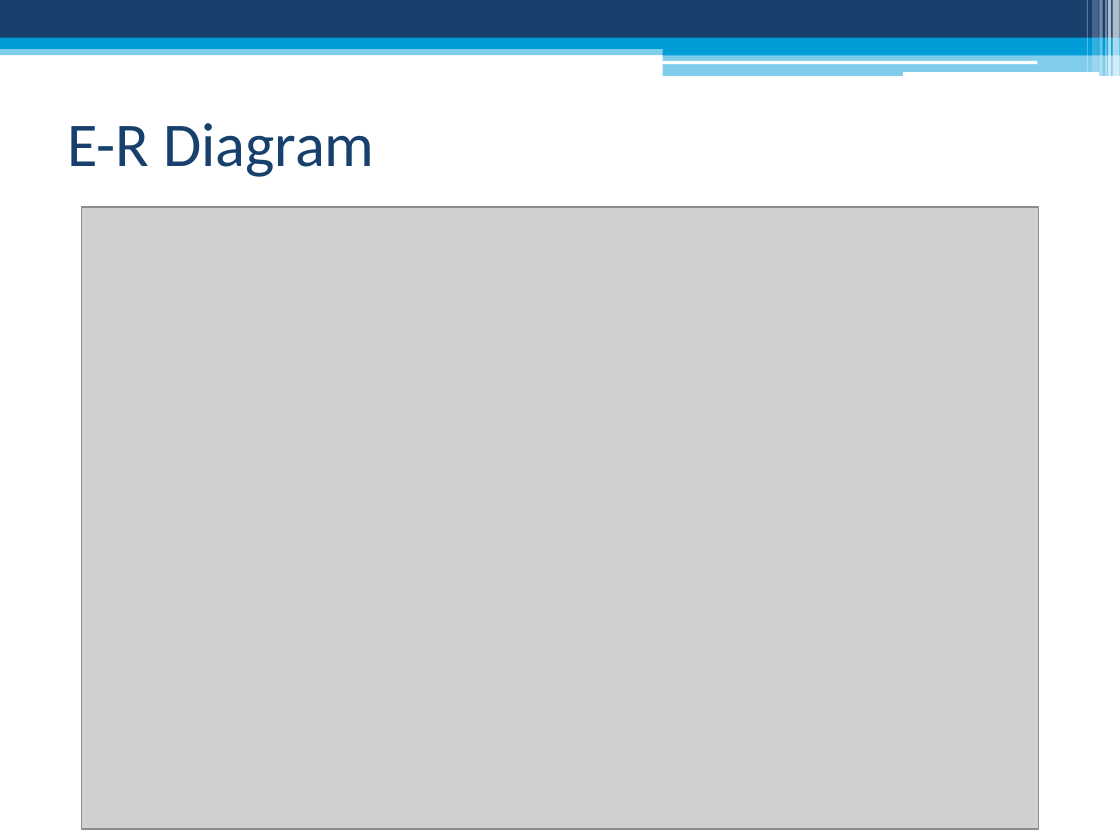
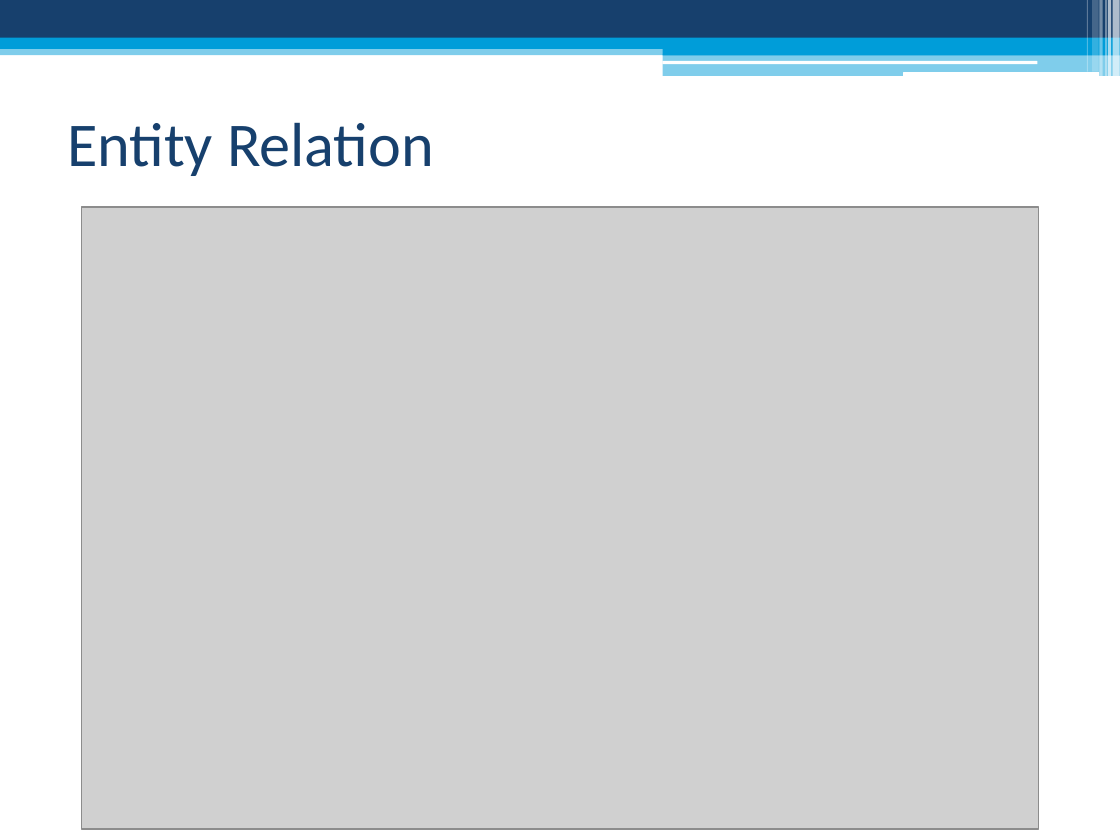
Before and after one commit to thetimeofblack/ENCA-Andriod, a slide deck: slide 11 of Docs/Presentation/Software Engineering II Project.pptx. Drawn at 1120x840 pixels with LibreOffice and Linux fonts; fonts in the diff are those of the drawing; grey boxes stand for pictures. Boxes give left, top, right and bottom in pixels: in the first picture for what was removed or moved away, otherwise in the second. Text is boxed around its words. In the diff, an @@ line names an element or a change of style, - is before the commit and + after.

```diff
--- a/Docs/Presentation/Software Engineering II Project.pptx
+++ b/Docs/Presentation/Software Engineering II Project.pptx
@@ title at <box>67,122,434,176</box>: text changed @@
-E-R Diagram
+Entity Relation
```
Also in this commit, not shown: 10 other slides changed, 4 other files.
